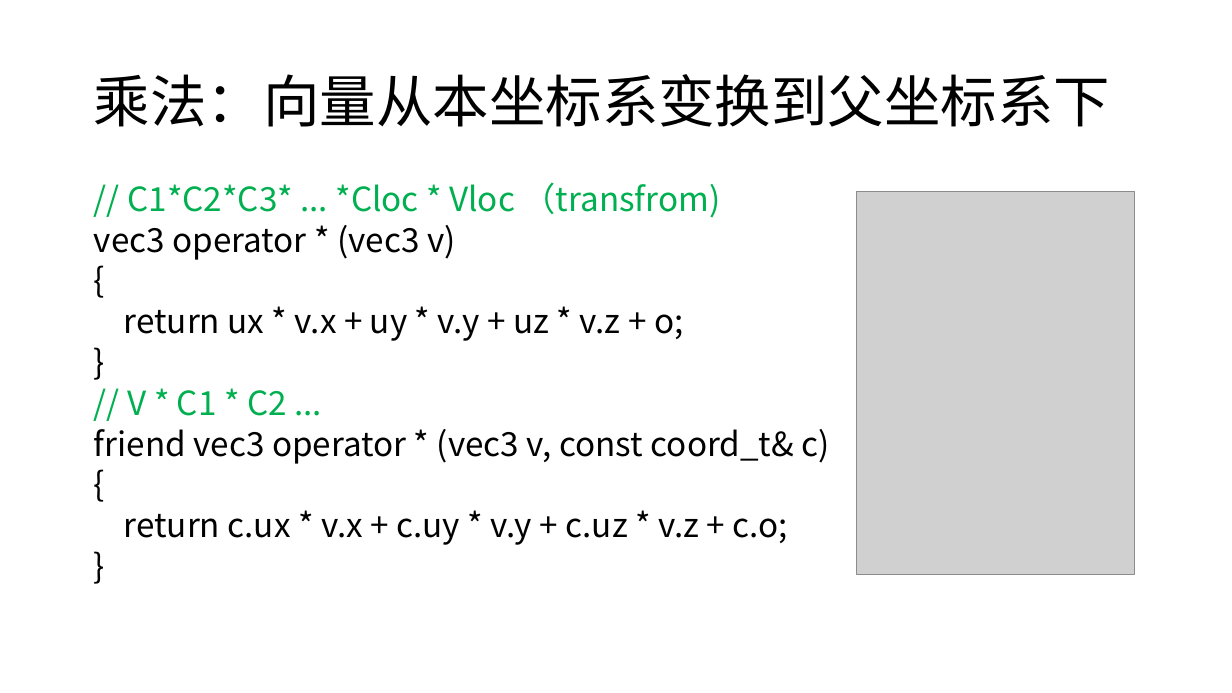
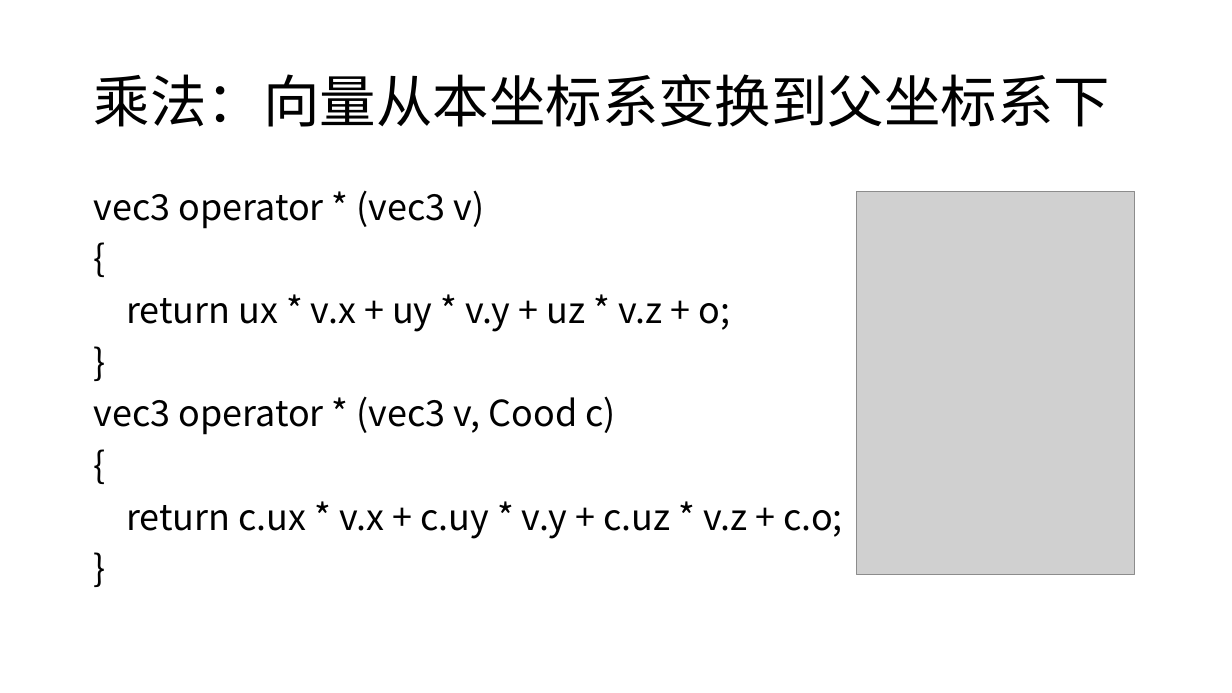
Before and after one commit to panguojun/Coordinate-System, a slide deck: slide 12 of 坐标系.pptx. Drawn at 1232x693 pixels with LibreOffice and Linux fonts; fonts in the diff are those of the drawing; grey boxes stand for pictures. Boxes give left, top, right and bottom in pixels: in the first picture for what was removed or moved away, otherwise in the second. Text is boxed around its words. In the diff, an @@ line names an element or a change of style, - is before the commit and + after.

```diff
--- a/坐标系.pptx
+++ b/坐标系.pptx
@@ text at (94, 190, 843, 539): size 25.9 to 28 pt in "vec3 operator * (vec3 v)", "{", "return ux * v.x + uy * ...", "}" and 3 more places; line spacing 0.7 to 0.9 @@
@@ text at (127, 182, 721, 218): paragraph removed @@
-// C1*C2*C3* ... *Cloc * Vloc （transfrom)
@@ text at (94, 396, 616, 435): text changed; size 25.9 to 28 pt @@
-// V * C1 * C2 ...
-friend vec3 operator * (vec3 v, const coord_t& c)
+vec3 operator * (vec3 v, Cood c)
```
Also in this commit, not shown: 11 other slides changed, 2 slides added.
